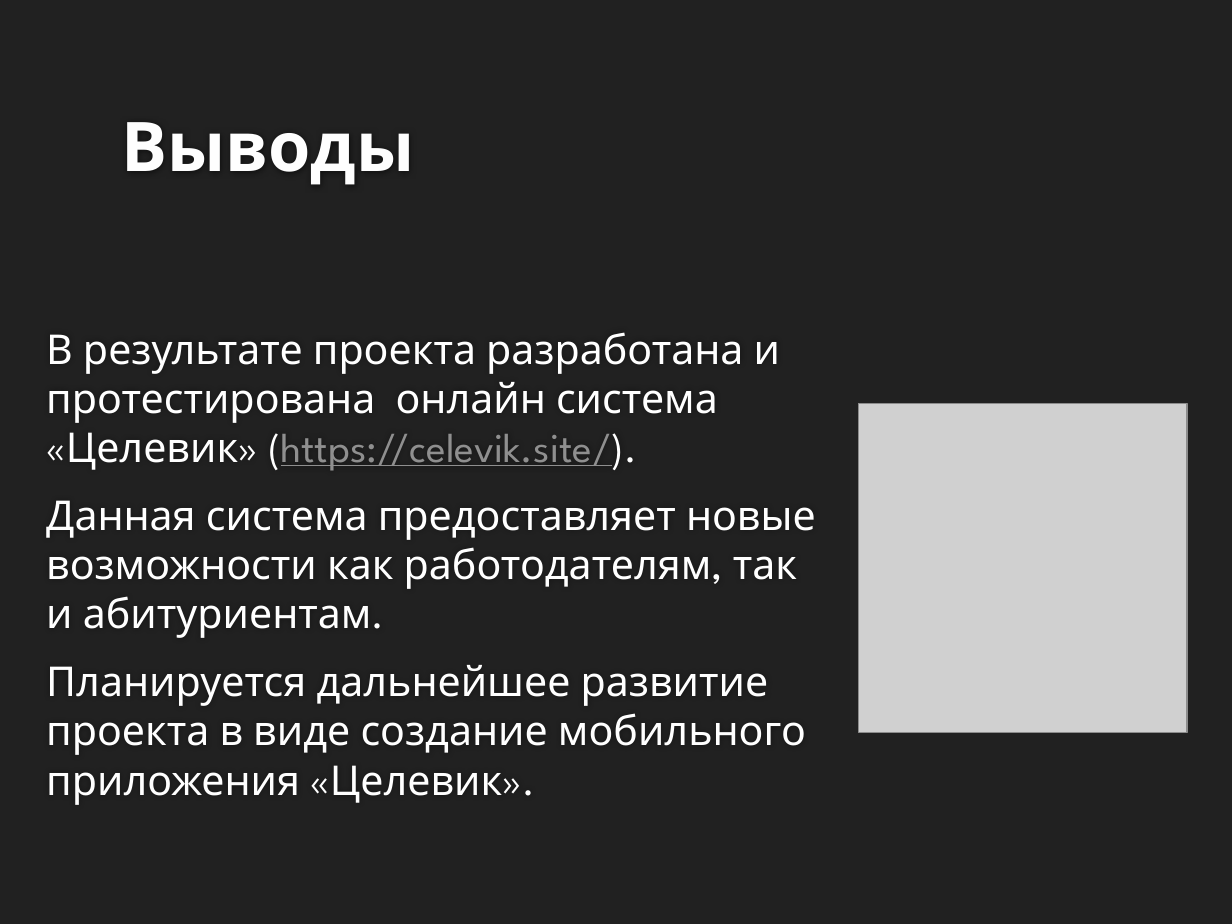
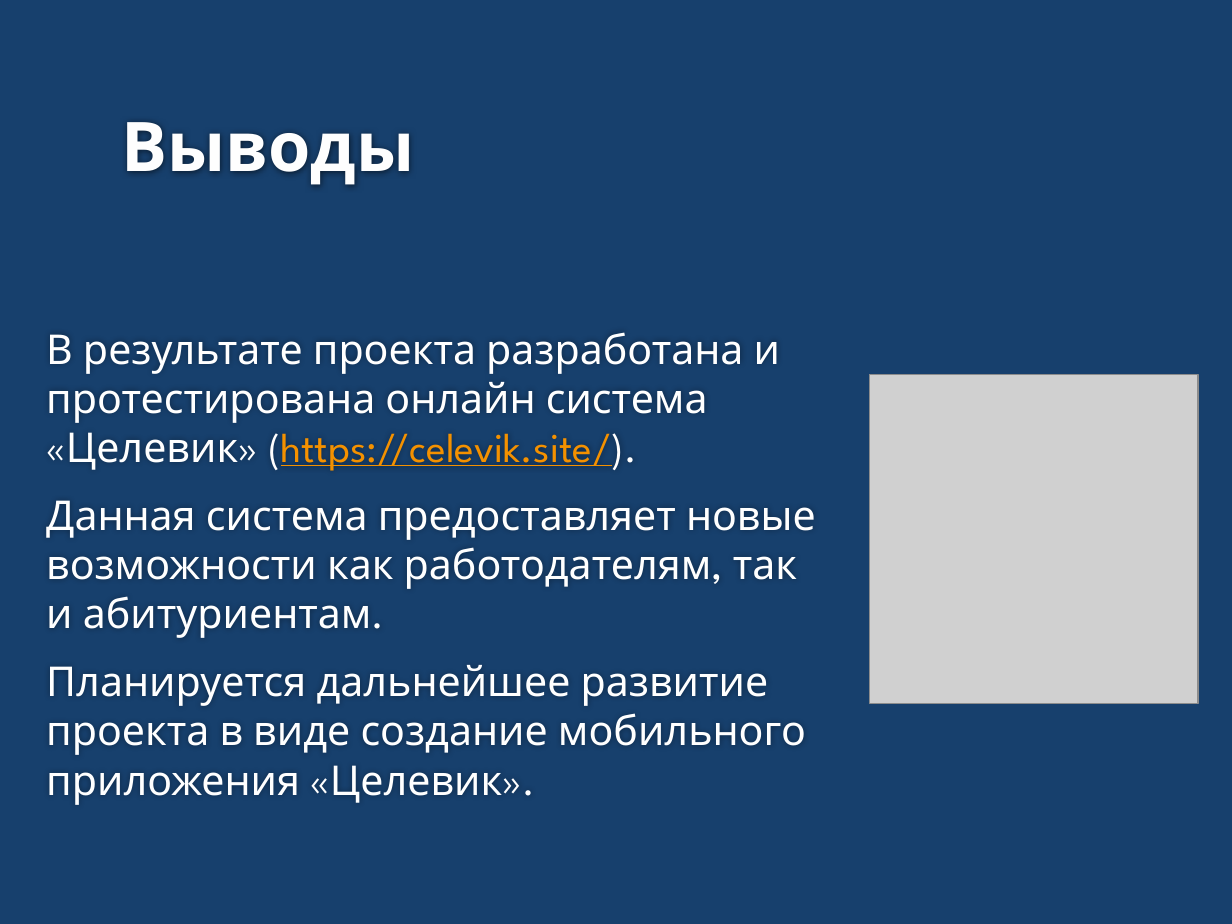
Before and after one commit to SerPan23/celevik, a slide deck: slide 11 of презентация.pptx (slide 10 before the commit). Drawn at 1232x924 pixels with LibreOffice and Linux fonts; fonts in the diff are those of the drawing; grey boxes stand for pictures; background and template pictures are left out. Boxes give left, top, right and bottom in pixels: in the first picture for what was removed or moved away, otherwise in the second. Text is boxed around its words. In the diff, an @@ line names an element or a change of style, - is before the commit and + after.

```diff
--- a/презентация.pptx
+++ b/презентация.pptx
@@ background #212121 to #17406D @@
@@ text at (46,332,780,471): text colour #8F8F8F to #F49100 in "(https://celevik.site/)." @@
@@ picture: place and size @@
-picture at (859,404,1188,733)
+picture at (870,375,1199,703)
```
Also in this commit, not shown: 10 other slides changed, 1 slide added, 4 other files.
